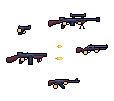
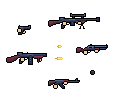
Layer changes from the first 114px x 101px image to the second:
added layer "grenade" above "bullet-1" over [90, 70, 95, 75]
